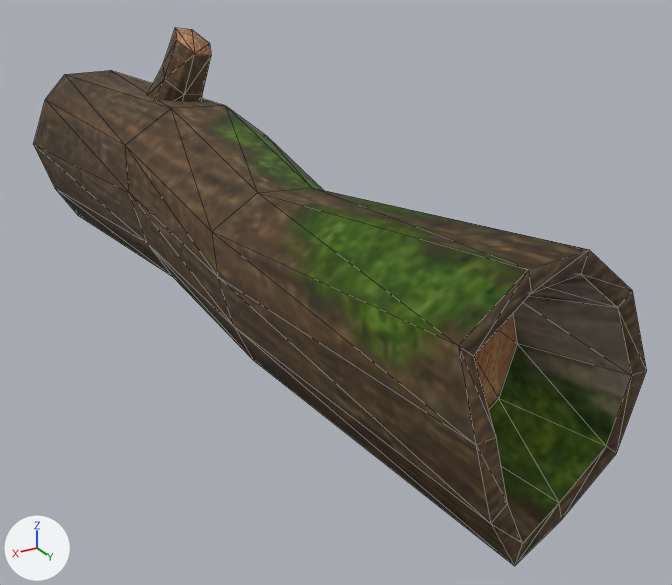
A saved change to the glTF model Meshes/Obstacles/Log/Log.glb.
Rendered twice from a 50 mm camera at (1.09, 2.53, 1.21) aimed at (-0.22, 0.34, 0.12). Lighting does not change. The marker at lower left points along +X, +Y and +Z. Mesh edges are drawn as thin lines. Vertices at the same position are counted once.

The scene before the commit, as lines of its bpy script (objects in view):
```python
me_log = bpy.data.meshes.new('Log')
me_log.from_pydata(...)  # 116 vertices, 212 faces; spans x -0.39..0.25, y -1.22..1.46, z -0.03..0.81
me_log.materials.append(mat_log_001)  # picture img_log
ob_log = bpy.data.objects.new('Log', me_log)
ob_log.location = (0.0, 0.0, 0.0)
```
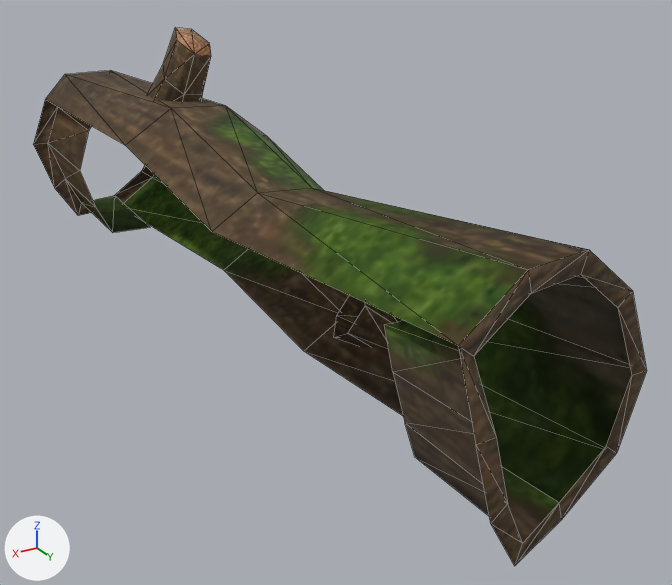
Where the change shows, as pixel boxes [x1, y1, x2, y2] in the pictures (672 x 585 px):
```json
{"part": 1, "of": "me_log", "change": "deleted", "before": [33, 100, 632, 565], "on screen": "brown"}
```

The change, as JSON lines over the scene's bpy script:
```json
{"block": "me_log", "where": "# used by ob_log; location = (0.0, 0.0, 0.0)"}
{"op": "remove", "block": "me_log", "code": "me_log.from_pydata(...)  # 116 vertices, 212 faces; spans x -0.39..0.25, y -1.22..1.46, z -0.03..0.81"}
{"op": "add", "block": "me_log", "code": "me_log.from_pydata(...)  # 101 vertices, 151 faces; spans x -0.39..0.25, y -1.22..1.46, z -0.03..0.81"}
{"block": "me_log", "change": "me_log part 1"}
{"block": "me_log", "change": "15 vertices are removed from x -0.25..0.2, y -0.76..1.12, z 0.0..0.5"}
{"block": "me_log", "change": "61 faces are deleted"}
```
